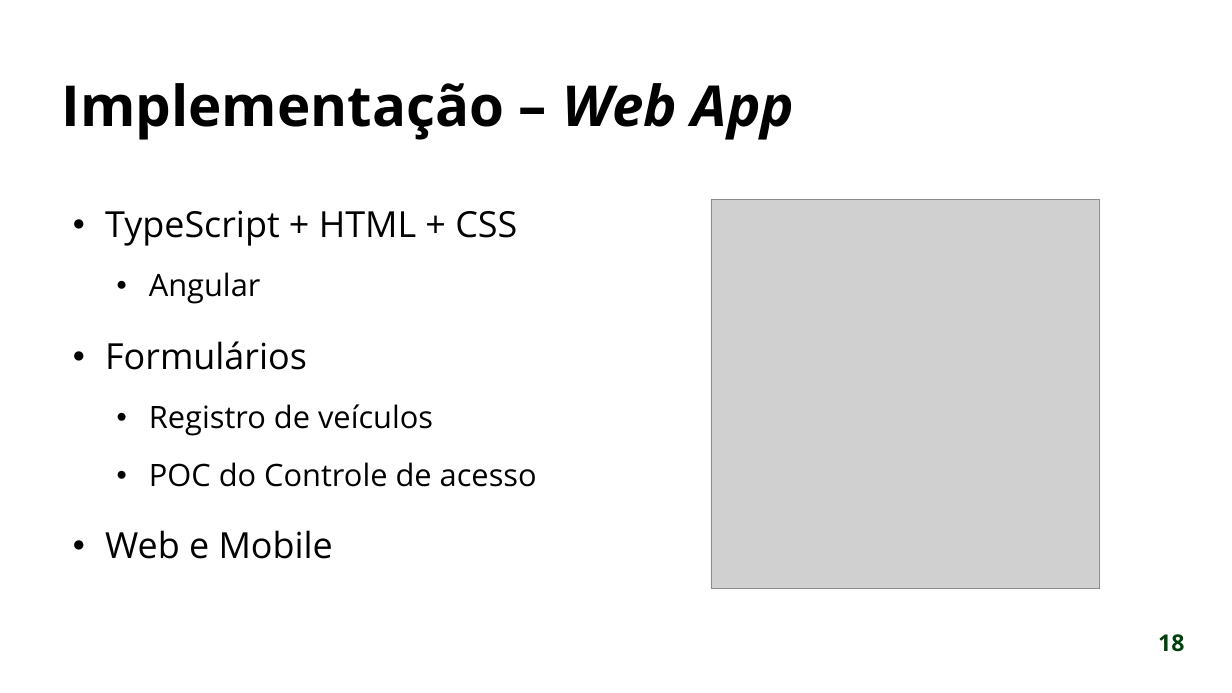
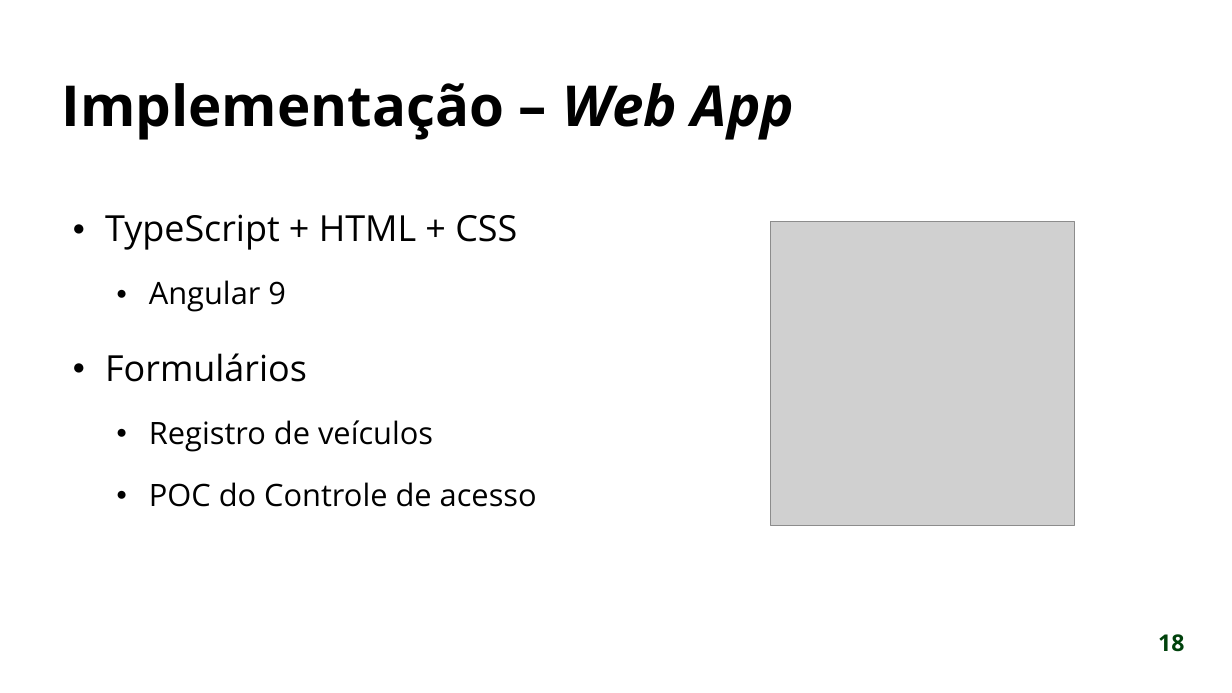
Before and after one commit to mauriciocordeiro/anpr-auth, a slide deck: slide 18 of doc/artigo/Apresentação.odp. Drawn at 1232x693 pixels with LibreOffice and Linux fonts; fonts in the diff are those of the drawing; grey boxes stand for pictures; background and template pictures are left out. Boxes give left, top, right and bottom in pixels: in the first picture for what was removed or moved away, otherwise in the second. Text is boxed around its words. In the diff, an @@ line names an element or a change of style, - is before the commit and + after.

```diff
--- a/doc/artigo/Apresentação.odp
+++ b/doc/artigo/Apresentação.odp
@@ text at box(105, 214, 537, 507): line spacing 1.4 to 1.5 @@
@@ picture: place and size @@
-picture at box(711, 199, 1100, 588)
+picture at box(770, 221, 1074, 525)
@@ text at box(149, 280, 286, 312): text changed @@
-  ● Angular
+  ● Angular 9
@@ text at box(105, 530, 333, 559): paragraph removed @@
-● Web e Mobile
```
Also in this commit, not shown: 3 other slides changed, 5 slides added, 4 slides removed, 36 other files.
